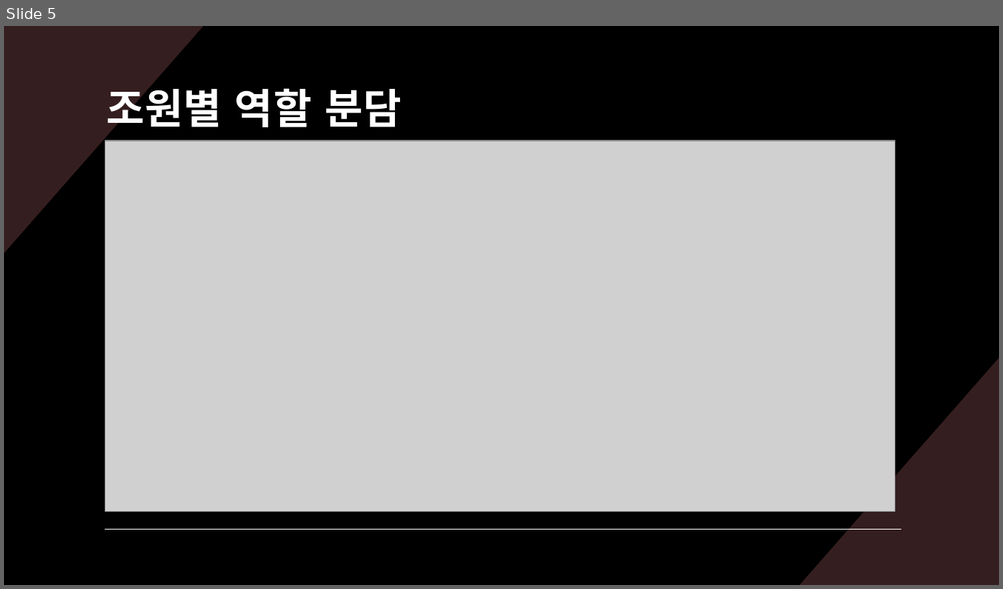
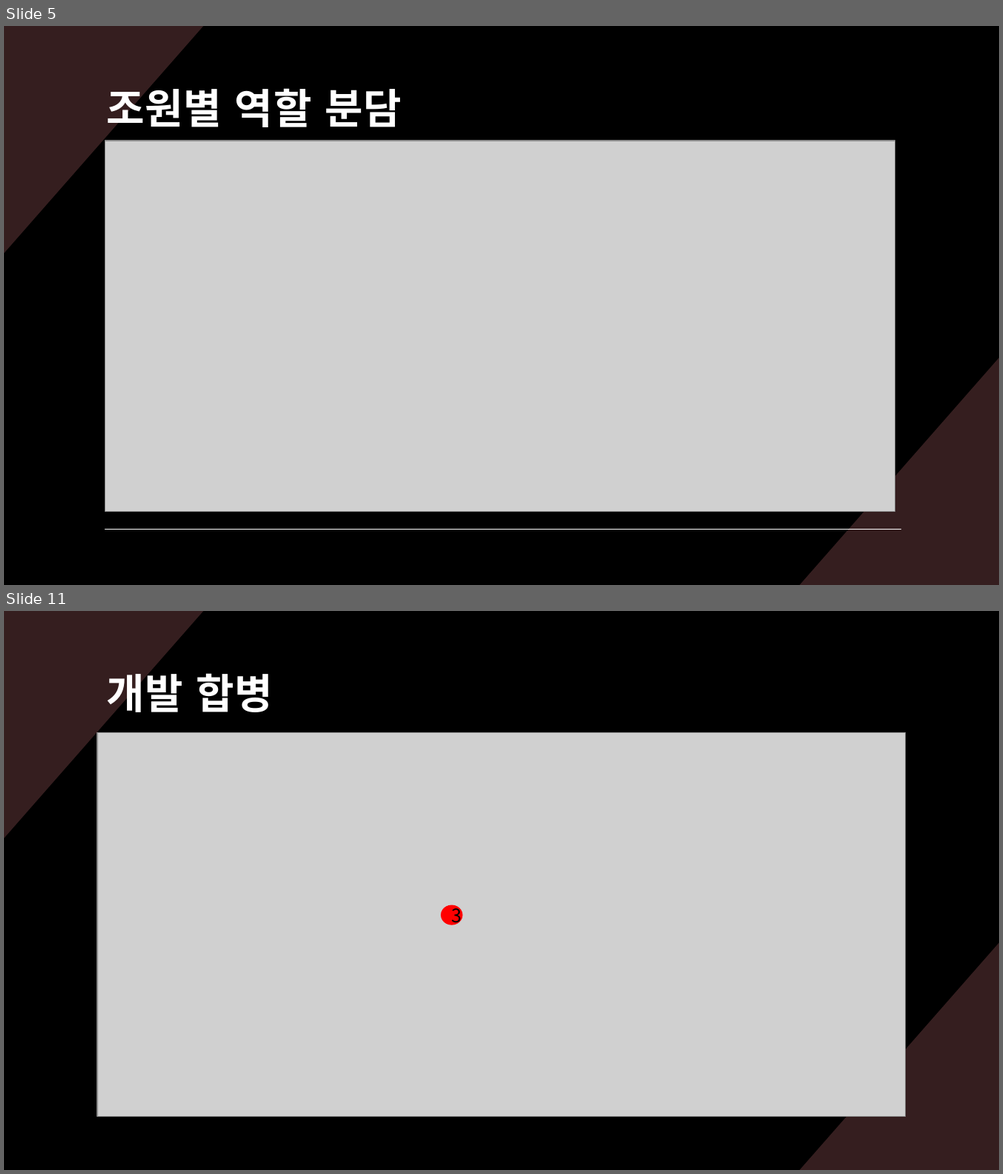
Before and after one commit to sjml2002/oss_kwboj_6, a slide deck: 발표.pptx. Shown one above the other, each under a label of ours: slide 5 before the commit, slides 5 and 11 after it; the slides between them are not shown. The pictures are 1003x589 and 1003x1174 pixels, drawn with LibreOffice and Linux fonts; fonts in the diff are those of the drawing; grey boxes stand for pictures. Boxes give left, top, right and bottom in pixels: in the first picture for what was removed or moved away, otherwise in the second. Text is boxed around its words. In the diff, an @@ line names an element or a change of style, - is before the commit and + after.

```diff
--- a/발표.pptx
+++ b/발표.pptx
@@ slide 11 added at <box>4,611,999,1170</box>, background #000000; not listed: 2 template elements that a slide beside it also shows @@
@@ text added at <box>106,667,273,719</box>, 40 pt, text #FFFFFF, bold @@
+개발 합병
@@ picture added at <box>97,732,905,1117</box> @@
@@ ellipse added at <box>441,906,462,925</box>, fill #FF0000, outline #FF0000 1 pt, 18 pt, text #000000 @@
+3
```
Also in this commit, not shown: 1 slide changed, 5 other slides added, 1 slide removed.
